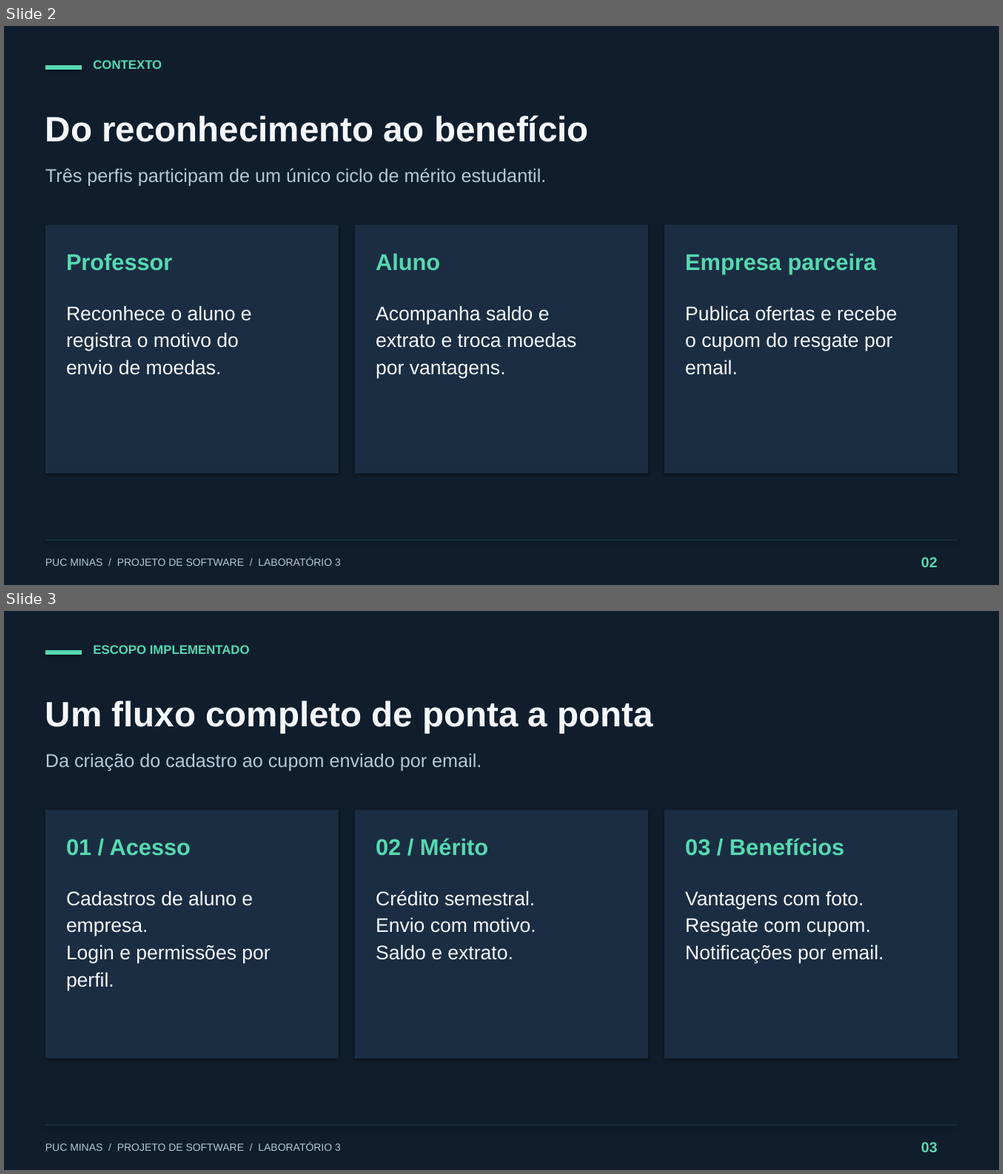
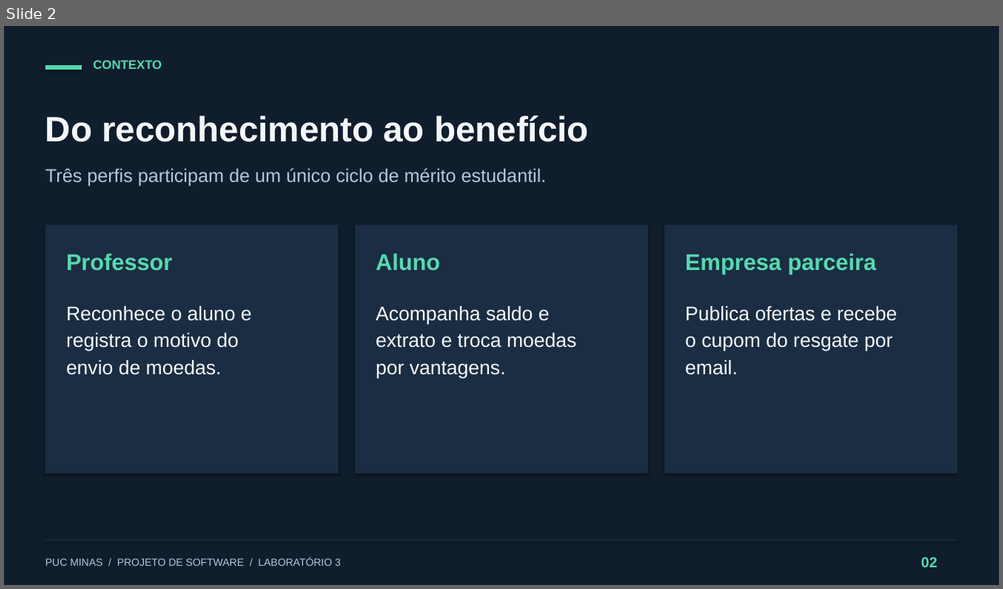
Before and after one commit to GuilhermeHortaDias/Puc_DevSoft_Lab3, a slide deck: docs/apresentacao/Sistema-de-Moeda-Estudantil.pptx. Shown one above the other, each under a label of ours: slides 2 and 3 before the commit, slide 2 after it. The pictures are 1003x1174 and 1003x589 pixels, drawn with LibreOffice and Linux fonts; fonts in the diff are those of the drawing. Boxes give left, top, right and bottom in pixels: in the first picture for what was removed or moved away, otherwise in the second. Text is boxed around its words. In the diff, an @@ line names an element or a change of style, - is before the commit and + after.

```diff
--- a/docs/apresentacao/Sistema-de-Moeda-Estudantil.pptx
+++ b/docs/apresentacao/Sistema-de-Moeda-Estudantil.pptx
@@ slide 3 removed at [4,611,999,1170], background #FFFFFF @@
@@ rectangle removed at [4,611,999,1170] @@
@@ rectangle removed at [45,650,82,655] @@
@@ text removed at [93,645,250,654] @@
-ESCOPO IMPLEMENTADO
@@ text removed at [45,701,652,734] @@
-Um fluxo completo de ponta a ponta
@@ text removed at [45,753,481,772] @@
-Da criação do cadastro ao cupom enviado por email.
@@ rectangle removed at [45,810,339,1059] @@
@@ rectangle removed at [355,810,648,1059] @@
@@ rectangle removed at [664,810,958,1059] @@
@@ text removed at [66,839,190,856] @@
-01 / Acesso
@@ text removed at [375,838,488,856] @@
-02 / Mérito
@@ text removed at [685,838,844,856] @@
-03 / Benefícios
@@ text removed at [66,891,270,991] @@
-Cadastros de aluno e
-empresa.
-Login e permissões por
-perfil.
@@ text removed at [375,891,535,960] @@
-Crédito semestral.
-Envio com motivo.
-Saldo e extrato.
@@ text removed at [685,891,884,963] @@
-Vantagens com foto.
-Resgate com cupom.
-Notificações por email.
@@ rectangle removed at [45,1125,958,1126] @@
@@ text removed at [45,1143,341,1151] @@
-PUC MINAS / PROJETO DE SOFTWARE / LABORATÓRIO 3
@@ text removed at [921,1142,937,1153] @@
-03
```
Also in this commit, not shown: 8 slides changed, 6 slides added, 1 other slide removed, 3 other files.
